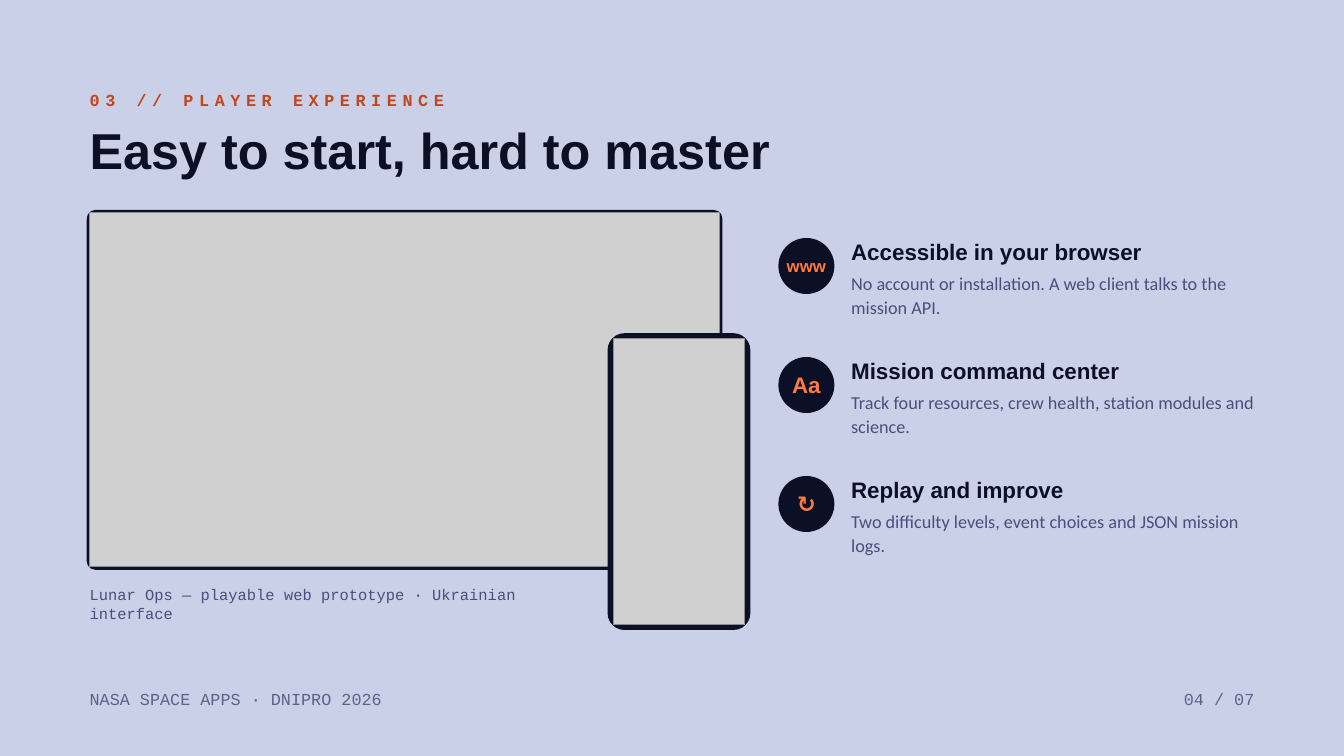
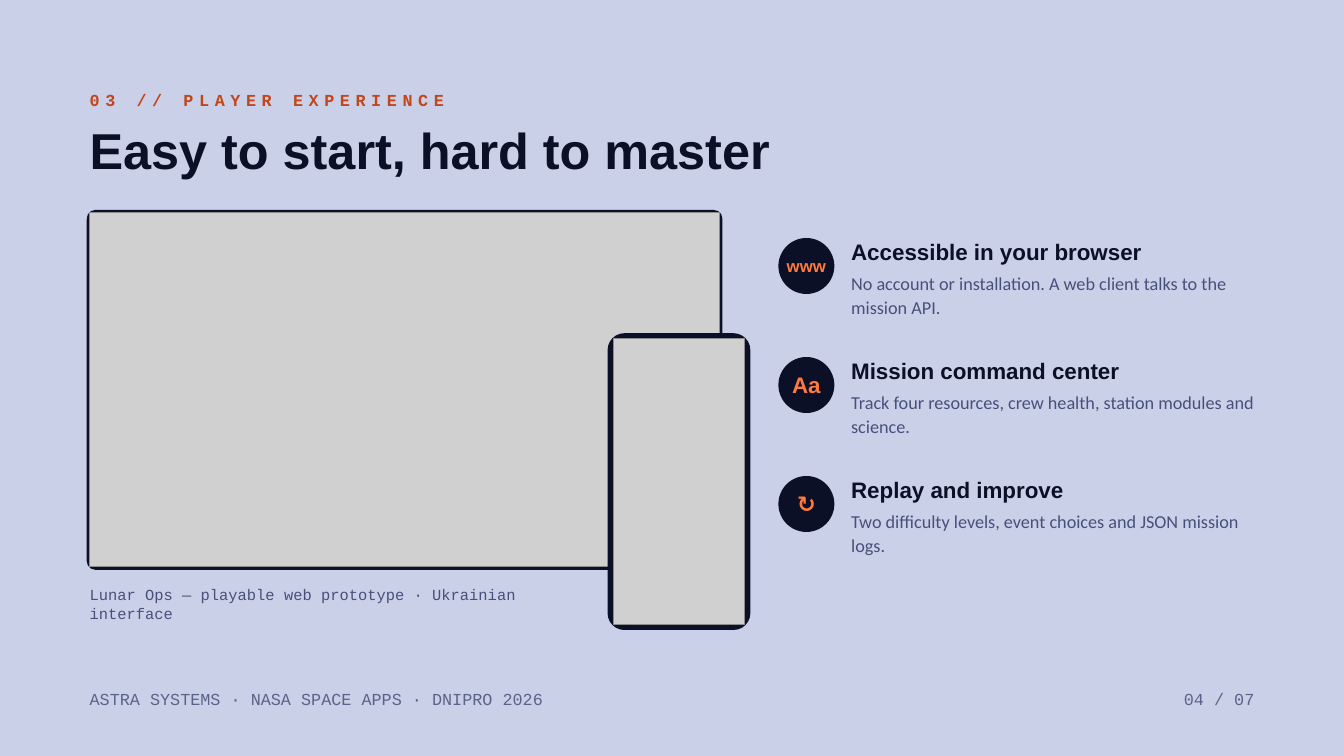
Before and after one commit to aleexxeyy/lunar-ops, a slide deck: slide 4 of Презентация/LunarOps_SpaceApps_Dnipro_2026.pptx. Drawn at 1344x756 pixels with LibreOffice and Linux fonts; fonts in the diff are those of the drawing; grey boxes stand for pictures. Boxes give left, top, right and bottom in pixels: in the first picture for what was removed or moved away, otherwise in the second. Text is boxed around its words. In the diff, an @@ line names an element or a change of style, - is before the commit and + after.

```diff
--- a/Презентация/LunarOps_SpaceApps_Dnipro_2026.pptx
+++ b/Презентация/LunarOps_SpaceApps_Dnipro_2026.pptx
@@ text at (90,694,543,705): text changed @@
-NASA SPACE APPS · DNIPRO 2026
+ASTRA SYSTEMS · NASA SPACE APPS · DNIPRO 2026
```
Also in this commit, not shown: 6 other slides changed, 9 other files.
